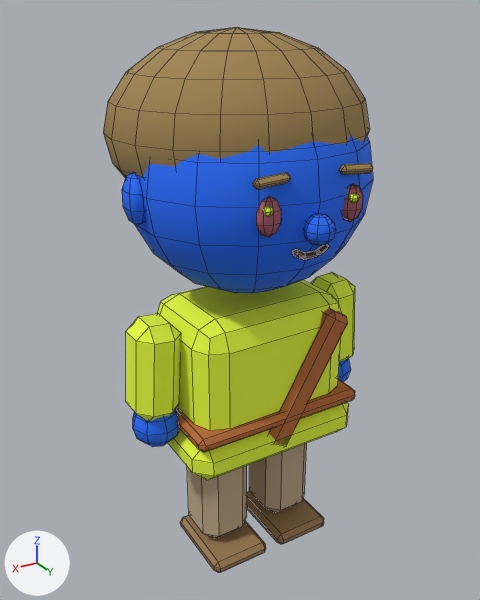
Renders of the FBX model client/CultOfComfort.Unity/Assets/Resources/Art/Models/cultist.fbx from each side of a commit.
One viewpoint serves both versions: a 50 mm lens placed at (0.518, 0.835, 0.873), pointed at (0.003, -0.024, 0.443). The lights are fixed; the arrows at lower left show +X, +Y and +Z. The older version comes first. Mesh edges are drawn as thin lines. Where no turn or scale is listed for an object, it has been applied to the vertices.

Script lines for the objects in view, before the commit:
```python
me_arml = bpy.data.meshes.new('ArmL')
me_arml.from_pydata(...)  # 66 vertices, 74 faces; spans x -0.04..0.04, y -0.04..0.04, z -0.208..0.009
me_arml.materials.append(mat_palette)  # picture img_palette_png
me_armr = bpy.data.meshes.new('ArmR')
me_armr.from_pydata(...)  # 66 vertices, 74 faces; spans x -0.04..0.04, y -0.04..0.04, z -0.208..0.009
me_armr.materials.append(mat_palette)  # picture img_palette_png
me_body = bpy.data.meshes.new('Body')
me_body.from_pydata(...)  # 128 vertices, 132 faces; spans x -0.152..0.152, y -0.109..0.109, z 0.204..0.464
me_body.materials.append(mat_palette)  # picture img_palette_png
me_head = bpy.data.meshes.new('Head')
me_head.from_pydata(...)  # 632 vertices, 706 faces; spans x -0.198..0.198, y -0.224..0.194, z -0.004..0.375
me_head.materials.append(mat_palette)  # picture img_palette_png
me_legl = bpy.data.meshes.new('LegL')
me_legl.from_pydata(...)  # 48 vertices, 52 faces; spans x -0.052..0.052, y -0.056..0.088, z -0.208..0.0
me_legl.materials.append(mat_palette)  # picture img_palette_png
ob_arml = bpy.data.objects.new('ArmL', me_arml)
ob_arml.location = (-0.172, 0.0, 0.448)
ob_armr = bpy.data.objects.new('ArmR', me_armr)
ob_armr.location = (0.172, 0.0, 0.448)
ob_body = bpy.data.objects.new('Body', me_body)
ob_body.location = (0.0, 0.0, 0.0)
ob_head = bpy.data.objects.new('Head', me_head)
ob_head.location = (0.0, 0.0, 0.48)
ob_legl = bpy.data.objects.new('LegL', me_legl)
ob_legl.location = (-0.064, 0.0, 0.208)
# also in view: 'LegR' at (0.064, 0.016, 0.104)
```
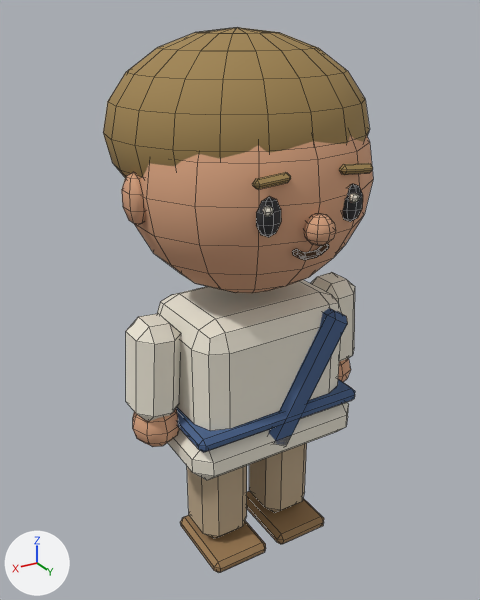
Boxes [x1, y1, x2, y2] around the edits, measured in the pictures (480 x 600 px):
part 1 of me_head, surface changed (blue to brown)
    both: [122, 133, 373, 293]
part 2 of me_body, surface changed
    both: [157, 280, 355, 480]
part 3 of me_arml, surface changed (green to grey)
    both: [310, 272, 355, 382]
part 4 of me_armr, surface changed (yellow to grey)
    both: [126, 314, 181, 447]

The edits, one by one:
me_arml has 66 vertices, 74 faces and spans x -0.04..0.04, y -0.04..0.04, z -0.208..0.009.
me_arml is used by ob_arml; location (-0.172, 0.0, 0.448).
me_arml part 3: 74 kept faces spanning x -0.04..0.04, y -0.04..0.04, z -0.208..0.009 get new texture (UV) coordinates.
me_body has 128 vertices, 132 faces and spans x -0.152..0.152, y -0.109..0.109, z 0.204..0.464.
me_body is used by ob_body; location (0.0, 0.0, 0.0).
me_body part 2: texture (UV) coordinates of 132 of 132 faces, centred in x -0.152..0.152, y -0.109..0.109, z 0.204..0.464, changed; they spanned u 0.06..0.19, v 0.12..0.38 and now span u 0.19..0.19, v 0.1..0.5.
me_head has 632 vertices, 706 faces and spans x -0.198..0.198, y -0.224..0.194, z -0.004..0.375.
me_head is used by ob_head; location (0.0, 0.0, 0.48).
me_head part 1: 706 kept faces spanning x -0.198..0.198, y -0.224..0.194, z -0.004..0.375 get new texture (UV) coordinates.
me_armr has 66 vertices, 74 faces and spans x -0.04..0.04, y -0.04..0.04, z -0.208..0.009.
me_armr is used by ob_armr; location (0.172, 0.0, 0.448).
me_armr part 4: 74 kept faces spanning x -0.04..0.04, y -0.04..0.04, z -0.208..0.009 get new texture (UV) coordinates.
